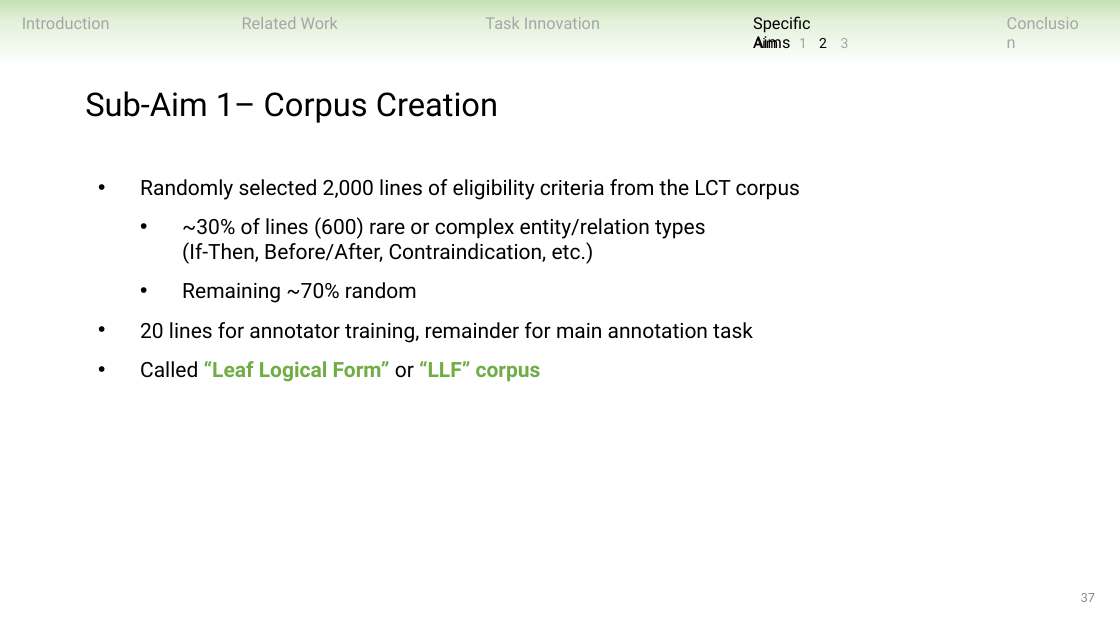
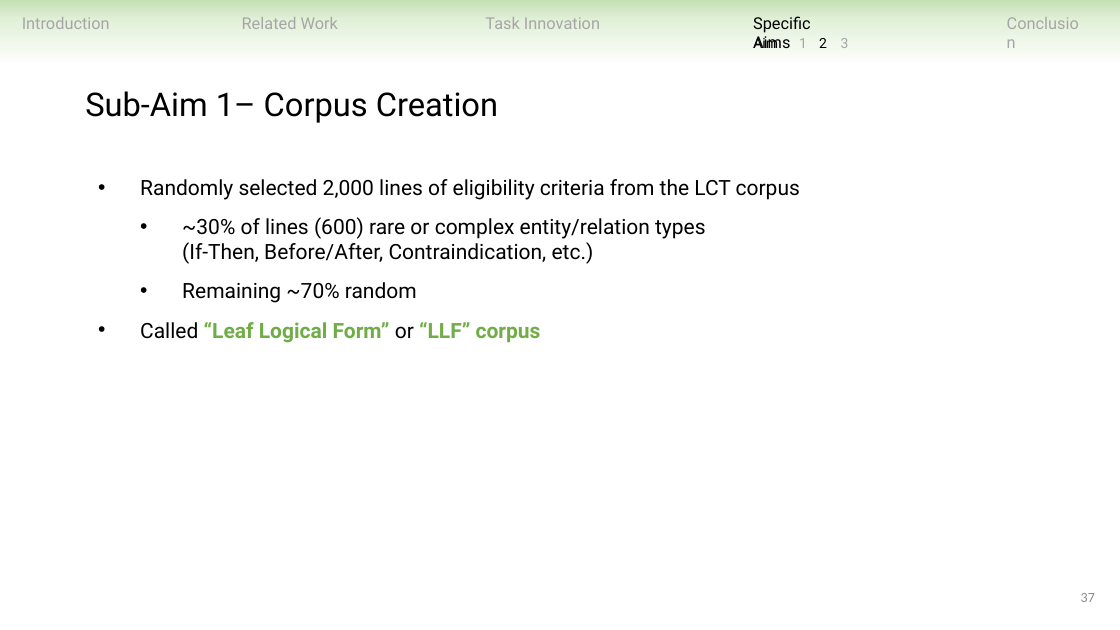
Before and after one commit to ndobb/dissertation, a slide deck: slide 37 of 4_general_exam/presentation/nic_dobbins_general_exam.pptx. Drawn at 1120x630 pixels with LibreOffice and Linux fonts; fonts in the diff are those of the drawing. Boxes give left, top, right and bottom in pixels: in the first picture for what was removed or moved away, otherwise in the second. Text is boxed around its words. In the diff, an @@ line names an element or a change of style, - is before the commit and + after.

```diff
--- a/4_general_exam/presentation/nic_dobbins_general_exam.pptx
+++ b/4_general_exam/presentation/nic_dobbins_general_exam.pptx
@@ text at (140,322,753,343): paragraph removed @@
-• 20 lines for annotator training, remainder for main annotation task
```
Also in this commit, not shown: 21 other slides changed, 3 slides added, 1 slide removed.
